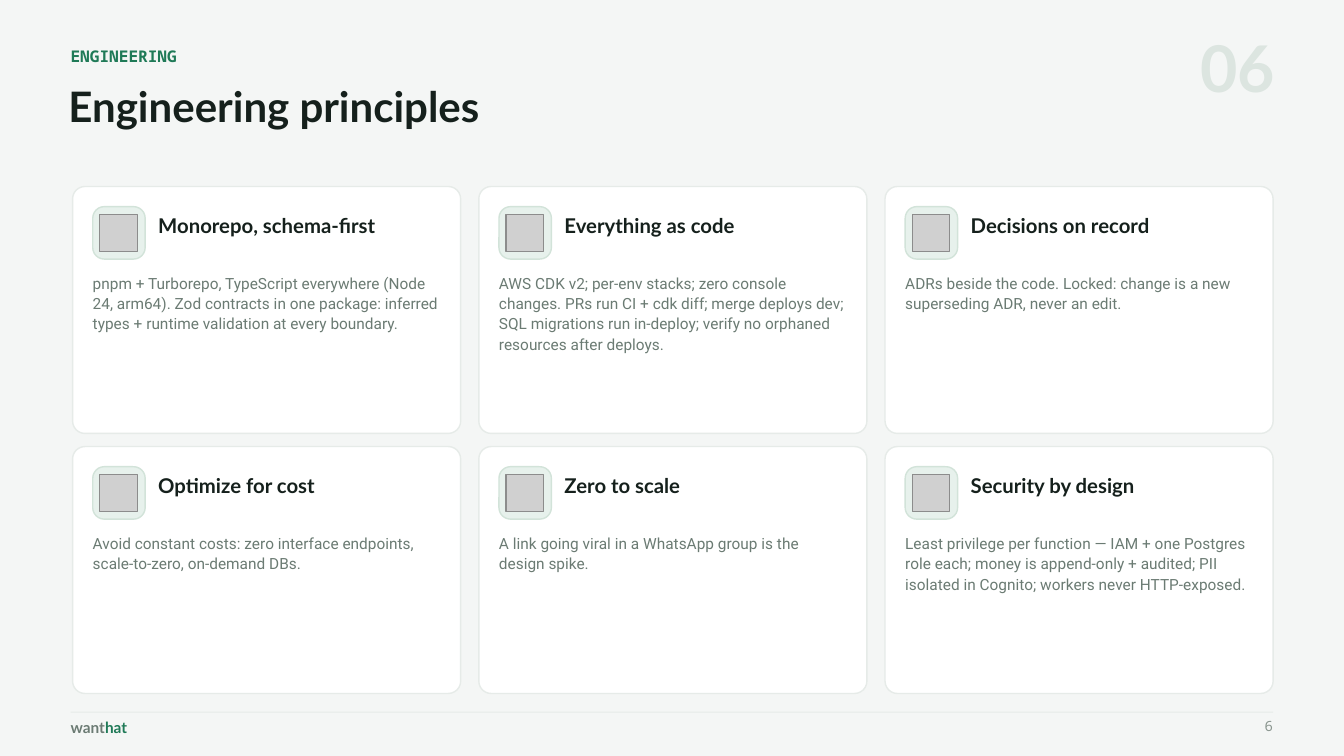
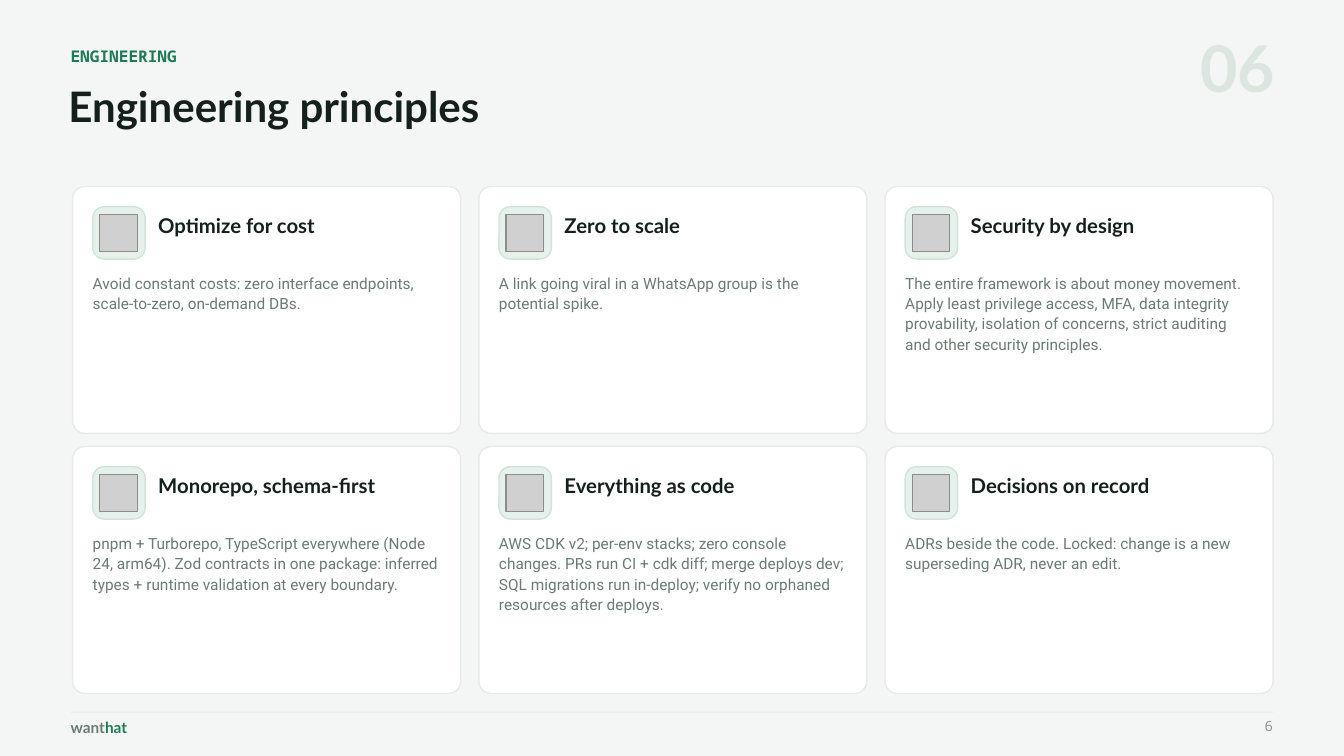
Before and after one commit to wanthat-app/monorepo, a slide deck: slide 6 of slides/wanthat-presentation.pptx. Drawn at 1344x756 pixels with LibreOffice and Linux fonts; fonts in the diff are those of the drawing; grey boxes stand for pictures. Boxes give left, top, right and bottom in pixels: in the first picture for what was removed or moved away, otherwise in the second. Text is boxed around its words. In the diff, an @@ line names an element or a change of style, - is before the commit and + after.

```diff
--- a/slides/wanthat-presentation.pptx
+++ b/slides/wanthat-presentation.pptx
@@ 4 texts: place and size @@
-4 texts at <box>93,478,1135,571</box>
+4 texts at <box>93,218,1135,311</box>
@@ text at <box>499,277,799,312</box>: text changed @@
-A link going viral in a WhatsApp group is the design spike.
+A link going viral in a WhatsApp group is the potential spike.
@@ text added at <box>905,277,1241,353</box>, 11 pt, text #6B7B73 @@
+The entire framework is about money movement. Apply least privilege access, MFA, data integrity provability, isolation of concerns, strict auditing and other security principles.
@@ 6 texts: place and size @@
-6 texts at <box>93,218,1230,353</box>
+6 texts at <box>93,478,1230,613</box>
@@ text removed at <box>905,537,1245,593</box> @@
-Least privilege per function — IAM + one Postgres role each; money is append-only + audited; PII isolated in Cognito; workers never HTTP-exposed.
```
Also in this commit, not shown: 1 other slide changed, 9 slides added, 9 slides removed, 3 other files.
